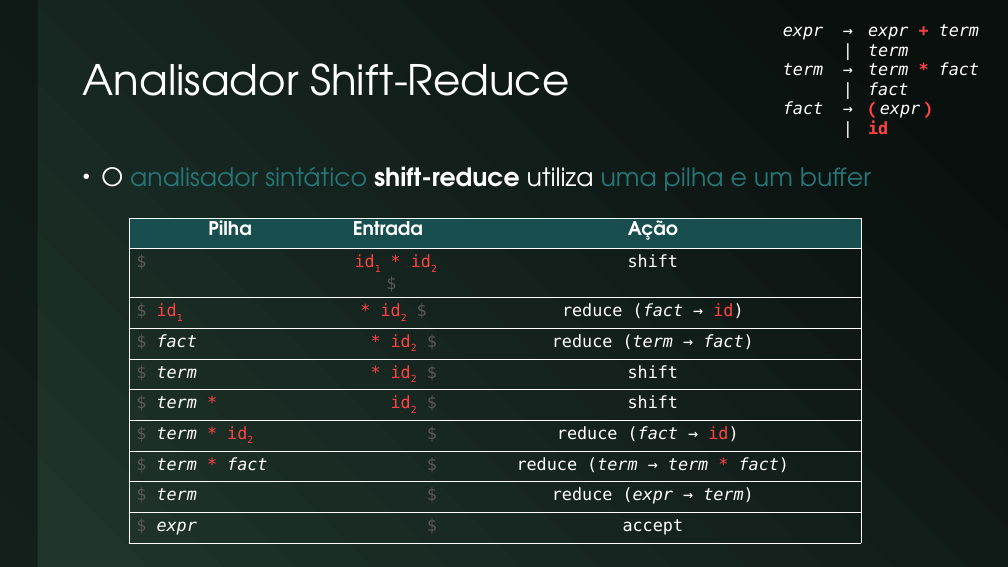
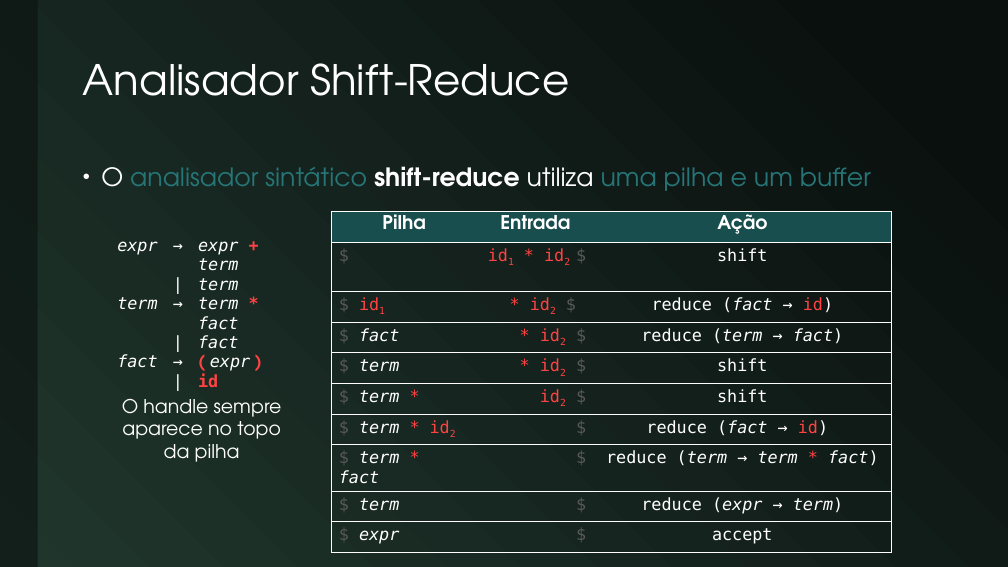
Before and after one commit to JudsonSS/Compiladores, a slide deck: slide 9 of Slides/23. Análise Ascendente.pptx (slide 7 before the commit). Drawn at 1008x567 pixels with LibreOffice and Linux fonts; fonts in the diff are those of the drawing. Boxes give left, top, right and bottom in pixels: in the first picture for what was removed or moved away, otherwise in the second. Text is boxed around its words. In the diff, an @@ line names an element or a change of style, - is before the commit and + after.

```diff
--- a/Slides/23. Análise Ascendente.pptx
+++ b/Slides/23. Análise Ascendente.pptx
@@ table resized from (x1=760, y1=21, x2=1001, y2=142) to (x1=105, y1=236, x2=311, y2=391) @@
@@ table resized from (x1=129, y1=218, x2=861, y2=539) to (x1=331, y1=212, x2=891, y2=548) @@
@@ text added at (x1=122, y1=399, x2=282, y2=462), 18 pt, text #FFFFFF @@
+O handle sempre aparece no topo da pilha
```
Also in this commit, not shown: 12 other slides changed, 2 slides added.
